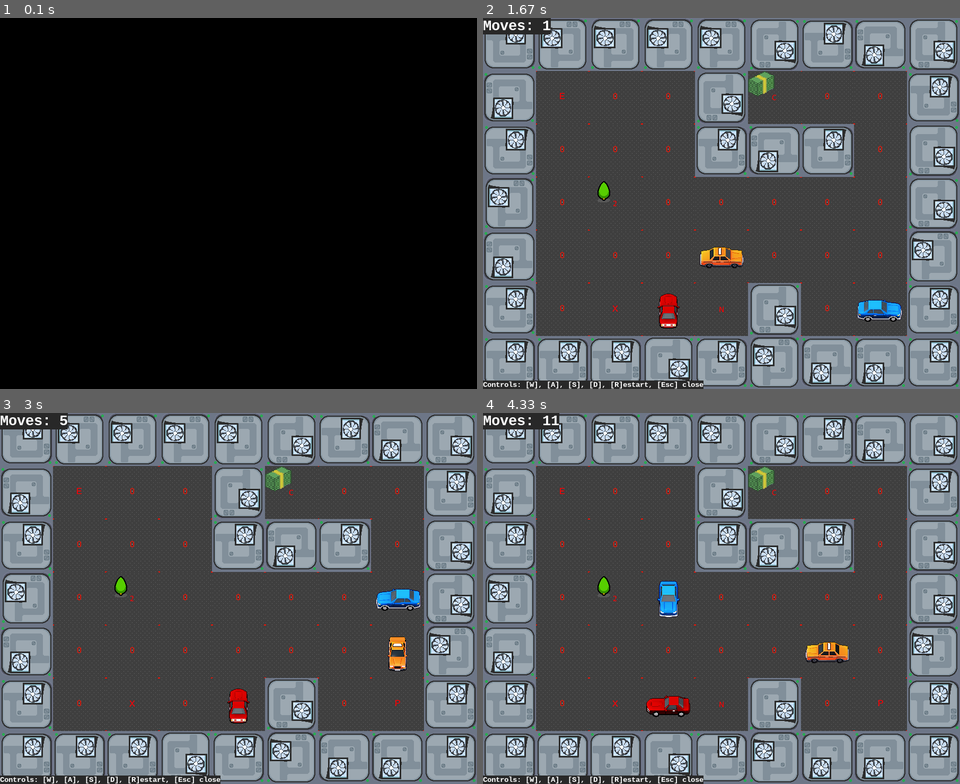
Above: before the commit, frames 1-4 (two rows, left to right).
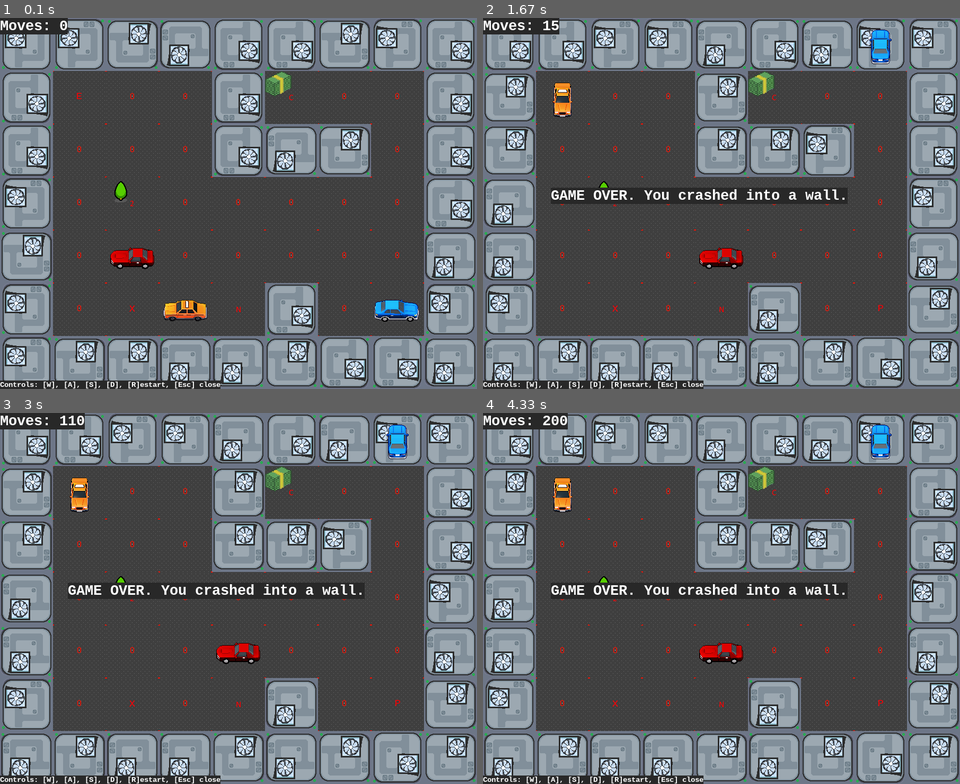
Above: after the commit, the same moments.

Repository: TOXYGENCY/2d_pygame
Game: pygame game, started from main.py
Same seed, same stepped clock (60 frames per second), same inputs: the game is played once before the commit and once after it.
Inputs:
- Up to frame 1 (0.1 s): no input
- Up to frame 2 (1.67 s): tap A at 0.33 s; hold R 0.67-1.13 s; hold Up 0.67-1.13 s; hold W 0.67-1.13 s; tap Enter at 1.17 s; hold Up from 1.5 s (still down); hold W from 1.5 s (still down)
- Up to frame 3 (3 s): release Up at 1.97 s; release W at 1.97 s; hold D 2-2.47 s; hold A from 2.5 s (still down)
- Up to frame 4 (4.33 s): release A at 3.03 s; hold S 3.07-3.37 s; hold A 3.4-3.8 s; hold W 3.83-4.2 s; hold D from 4.23 s (still down)

The runs differ from the first frame. In frame 1, 100% of the frame differs, in the area x 0-100%, y 0-100%; in frame 2, 21%; in frame 3, 21%; in frame 4, 21%.

Commit message:
фикс передвижения сущностей + глобальная обработка ошибок

Diff:
--- a/entities.py
+++ b/entities.py
@@ -101,7 +101,6 @@
 
     # Изменение спрайта сущности в зависимости от СЛЕДУЮЩЕГО направления
     def set_next_direction_sprite(self, next_direction):
-        # next_direction = (next_direction[0], next_direction[1])
         if next_direction == (0, -1):
             self.change_sprite("UP")
         elif next_direction == (0, 1):
@@ -171,7 +170,7 @@
             all_entities
         ):  # почему то набивается массив все больше и больше
             if all_entities[i].type_code in "XN":
-                print(f"moving {all_entities[i]}")
+                # print(f"moving {all_entities[i]}")
                 self.move_entity(all_entities[i])
             i += 1
         pass
@@ -233,7 +232,7 @@
         this_tile: Tile,
     ):
         directions = list(v.DIRECTIONS.values())
-
+        random.shuffle(directions)
         next_tile = None
         i = 0
         while i < len(directions) and (
@@ -247,14 +246,12 @@
             )
             i += 1
 
+        random.shuffle(directions)
         next_tile2 = None
         i = 0
         while i < len(directions) and (
             next_tile2 is None or next_tile2.occupied
         ):
-            # print(
-            #     f"Considering next_direction2 = {directions[i]}. {next_tile}, {next_tile2}"
-            # )
             next_direction2 = directions[i]
             next_tile2 = self.get_tile(
                 next_tile.x + next_direction2[0],
@@ -262,10 +259,9 @@
             )
             i += 1
 
-        # entity.set_new_tile(next_tile)
         entity.set_next_direction_sprite(next_direction2)
-        if entity.type_code == "N":
-            print(next_direction, next_direction2)
+        # if entity.type_code == "N":
+        # print(next_direction, next_direction2)
         return next_tile, next_tile2
 
     # Переместить сущность. direction: (x, y)
@@ -273,19 +269,12 @@
         self,
         entity: Entity,
     ):
-        # entity.direction, entity.next_direction = entity.calc_directions()
         this_tile = self.get_tile(entity.tile.x, entity.tile.y)
         next_tile, next_tile2 = self.calc_next_tiles(entity, this_tile)
 
         this_tile.clear_entity()
         next_tile.assign_entity(entity)
         entity.tile = next_tile
-
-        # print(f"next_direction: {entity.next_tile2}")
-        # print(f"this_tile: ({this_tile.x}, {this_tile.y})")
-        # print(f"next_tile: ({next_tile.x}, {next_tile.y})")
-        # print(f"next_tile2: ({next_tile2.x}, {next_tile2.y})")
-        # print("---" * 50)
 
     # Перемещение NPC
     def move_npc(self):
@@ -302,9 +291,9 @@
 
         # Изменение спрайта персонажа в зависимости от направления
         if direction == (0, 1):
+            self.player.change_sprite("DOWN")
+        elif direction == (0, -1):
             self.player.change_sprite("UP")
-        elif direction == (0, -1):
-            self.player.change_sprite("DOWN")
         elif direction == (1, 0):
             self.player.change_sprite("RIGHT")
         elif direction == (-1, 0):
@@ -324,9 +313,9 @@
                     self.game_over("You crashed.")
                 elif isinstance(next_tile.entity, Collectable):
                     self.collect_collectable("+1000 у.е.")
-            # Если стена
-            elif next_tile.type_code == "1":
-                self.game_over("You crashed into a wall.")
+                # Если стена
+                elif next_tile.type_code == "1":
+                    self.game_over("You crashed into a wall.")
             # Если выход
             elif next_tile.type_code == "E":
                 self.level_passed()
@@ -369,14 +358,14 @@
     def level_passed(self):
         v.show_win_mes = True
         v.show_lost_mes = False
-        v.tick_rate = 1
+        # v.tick_rate = 3
         print(v.WIN_MES)
 
     # Уровень проигран
     def game_over(self, message):
         v.show_win_mes = False
         v.show_lost_mes = True
-        v.tick_rate = 1
+        # v.tick_rate = 3
         v.lost_mes = f"GAME OVER. {message}"
         print(v.lost_mes)
 
--- a/main.py
+++ b/main.py
@@ -1,6 +1,7 @@
 from entities import Level, all_entities
 import vars as v
 import pygame as pg
+from tkinter import messagebox
 
 # Инициализация Pygame
 pg.init()
@@ -96,43 +97,58 @@
             running = False
         i += 1
 
-    # Рисование спрайтов
-    level.render_tiles(screen)
+    try:
+        # Рисование спрайтов
+        level.render_tiles(screen)
 
-    if (
-        v.entity_move_timer == v.ENTITY_MOVE_RATE
-        and not v.show_lost_mes
-        and not v.show_win_mes
-    ):
-        level.move_entities_on_timer()
+        if (
+            v.entity_move_timer == v.ENTITY_MOVE_RATE
+            and not v.show_lost_mes
+            and not v.show_win_mes
+        ):
+            level.move_entities_on_timer()
 
-    # Рисование текста
-    render_text()
+        # Рисование текста
+        render_text()
 
-    # Обработка нажатий
-    key = pg.key.get_pressed()
-    if any(key):
-        direction = (0, 0)
-        if not v.show_lost_mes and not v.show_win_mes:
-            if key[pg.K_w]:
-                direction = (0, -1)
-            elif key[pg.K_a]:
-                direction = (-1, 0)
-            elif key[pg.K_s]:
-                direction = (0, 1)
-            elif key[pg.K_d]:
-                direction = (1, 0)
-        level.move_player(direction)
+        # Обработка нажатий
+        key = pg.key.get_pressed()
+        if any(key):
+            direction = (0, 0)
+            if not v.show_lost_mes and not v.show_win_mes:
+                if key[pg.K_w] or key[pg.K_UP]:
+                    direction = (0, -1)
+                elif key[pg.K_a] or key[pg.K_LEFT]:
+                    direction = (-1, 0)
+                elif key[pg.K_s] or key[pg.K_DOWN]:
+                    direction = (0, 1)
+                elif key[pg.K_d] or key[pg.K_RIGHT]:
+                    direction = (1, 0)
+                    2 / 0
+            level.move_player(direction)
 
-        if key[pg.K_r]:
+            if key[pg.K_r]:
+                level = restart_level()
+            elif key[pg.K_ESCAPE]:
+                running = False
+
+        # level.debug()
+
+        # Обновление игры
+        pg.display.update()
+
+    # Любая возникающая ошибка перезапустит уровень или закроет игру
+    except Exception:
+        result = messagebox.askyesno(
+            title="Ошибка",
+            message="Произошла непредвиденная ошибка. Перезапускаем уровень?",
+            icon="error",
+        )
+        if result:
             level = restart_level()
-        elif key[pg.K_ESCAPE]:
+        else:
             running = False
-
-    level.debug()
-
-    # Обновление игры
-    pg.display.update()
+            pg.quit()
 
 
 # Выход из Pygame
--- a/vars.py
+++ b/vars.py
@@ -10,7 +10,7 @@
 COLLECTABLE_MES = "You picked up a collectable"
 lost_mes = "GAME OVER."
 
-DEFAULT_TICK_RATE = 5
+DEFAULT_TICK_RATE = 75
 # ENTITY_MOVE_RATE = DEFAULT_TICK_RATE * 0.5
 ENTITY_MOVE_RATE = 1
 entity_move_timer = 0
